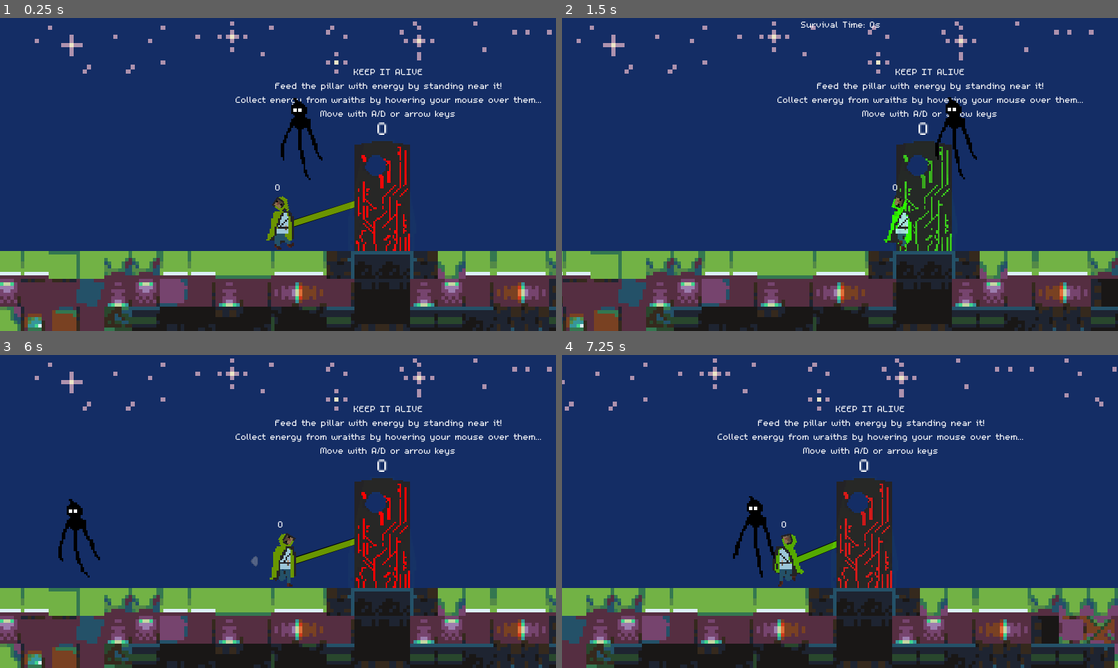
Above: before the commit, frames 1-4 (two rows, left to right).
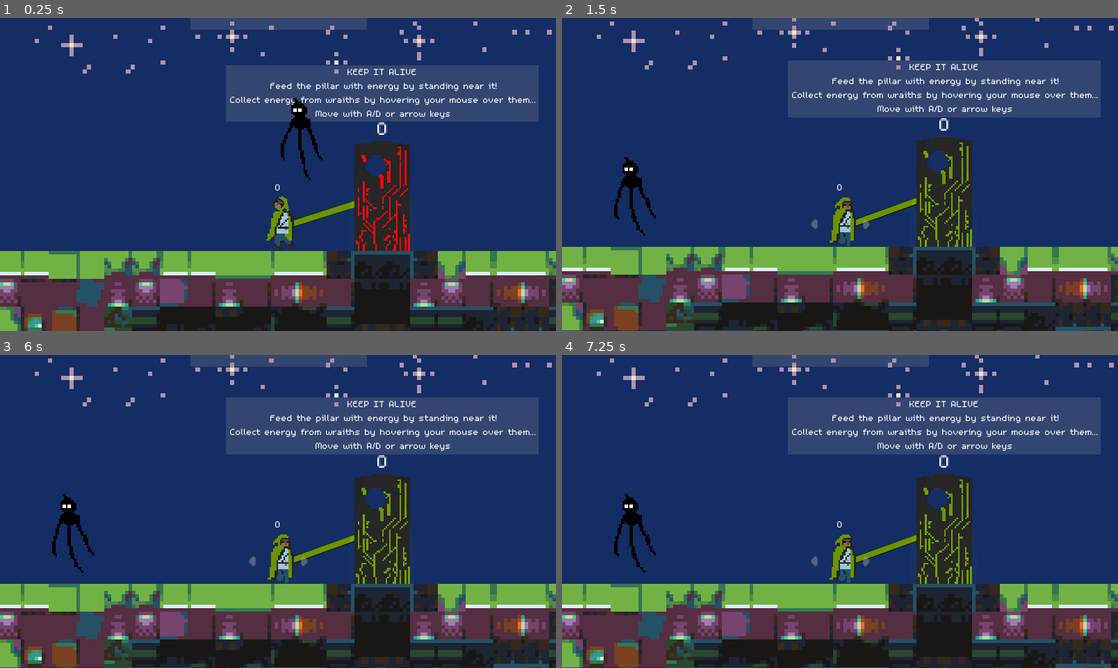
Above: after the commit, the same moments.

Repository: MHillier98/FeedThePillar
Game: Godot game, scene res://Scenes/TestScene.tscn
Same seed, same stepped clock (60 frames per second), same inputs: the game is played once before the commit and once after it.
Inputs (mouse positions are in pixels of both pictures, inside the frame that each line leads up to):
- Up to frame 1 (0.25 s): no input
- Up to frame 2 (1.5 s): move the mouse to (895, 136) at 0.52 s; hold D (right) 0.53-1.25 s; hold W (up) 0.53-1.25 s; click (895, 136) at 0.67 s; click (840, 121) at 1.25 s, where only the run after the commit has a clickable "Restart?"
- Up to frame 3 (6 s): tap Enter at 2, 3.5, 5 s; move the mouse to (166, 527) at 2.02 s; hold D (right) 2.03-2.78 s; tap W (up) at 2.1, 2.27, 2.57, 3.6, 3.77, 4.07, 5.1, 5.27, 5.57 s; tap Space at 2.75, 4.25, 5.75 s; move the mouse to (333, 442) at 2.77 s; hold A (left) 2.78-3.53 s; hold W (up) 2.78-3.53 s; move the mouse to (250, 574) at 3.52 s; hold D (right) 3.53-5.03 s; click (250, 574) at 3.67 s; move the mouse to (444, 558) at 4.27 s; hold W (up) 4.28-5.03 s; move the mouse to (111, 464) at 5.02 s; hold A (left) 5.03-5.78 s; move the mouse to (305, 511) at 5.77 s; hold D (right) from 5.78 s (still down); hold W (up) from 5.78 s (still down); click (305, 511) at 5.92 s
- Up to frame 4 (7.25 s): move the mouse to (756, 433) at 6.52 s; release D (right) at 6.53 s; release W (up) at 6.53 s; hold A (left) from 6.53 s (still down); tap W (up) at 6.6, 6.77, 7.07 s

The runs differ from the first frame. In frame 1, 11% of the frame differs, in the area x 34-98%, y 0-34%; in frame 2, 33%; in frame 3, 25%; in frame 4, 40%, in the area x 0-100%, y 0-100%.

Commit message:
Added working restart button + button textures

Diff:
--- /dev/null
+++ b/Resources/StyleBoxFlatLightGrey.tres
@@ -0,0 +1,4 @@
+[gd_resource type="StyleBoxFlat" format=2]
+
+[resource]
+bg_color = Color( 0.6, 0.6, 0.6, 0.235294 )
--- /dev/null
+++ b/Resources/StyleBoxTextureDefault.tres
@@ -0,0 +1,11 @@
+[gd_resource type="StyleBoxTexture" load_steps=2 format=2]
+
+[ext_resource path="res://Images/PanelBlackWhiteOutline.png" type="Texture" id=1]
+
+[resource]
+texture = ExtResource( 1 )
+region_rect = Rect2( 0, 0, 26, 26 )
+margin_left = 8.0
+margin_right = 8.0
+margin_top = 4.0
+margin_bottom = 4.0
--- /dev/null
+++ b/Resources/StyleBoxTexturePressed.tres
@@ -0,0 +1,11 @@
+[gd_resource type="StyleBoxTexture" load_steps=2 format=2]
+
+[ext_resource path="res://Images/PanelBlack.png" type="Texture" id=1]
+
+[resource]
+texture = ExtResource( 1 )
+region_rect = Rect2( 0, 0, 32, 32 )
+margin_left = 8.0
+margin_right = 8.0
+margin_top = 4.0
+margin_bottom = 4.0
--- a/Scenes/TestScene.tscn
+++ b/Scenes/TestScene.tscn
@@ -7,6 +7,9 @@
 [ext_resource path="res://Scripts/UI.gd" type="Script" id=5]
 [ext_resource path="res://Images/PillarV2Light.png" type="Texture" id=6]
 [ext_resource path="res://Images/background.png" type="Texture" id=7]
+[ext_resource path="res://Resources/StyleBoxFlatLightGrey.tres" type="StyleBox" id=8]
+[ext_resource path="res://Resources/StyleBoxTextureDefault.tres" type="StyleBox" id=9]
+[ext_resource path="res://Resources/StyleBoxTexturePressed.tres" type="StyleBox" id=10]
 
 [node name="World" type="Node"]
 script = ExtResource( 4 )
@@ -15,6 +18,9 @@
 position = Vector2( 310, 182 )
 scale = Vector2( 5, 5 )
 texture = ExtResource( 7 )
+__meta__ = {
+"_edit_lock_": true
+}
 
 [node name="PowerLine" type="Control" parent="."]
 anchor_right = 1.0
@@ -30,10 +36,11 @@
 [node name="Notes" type="Label" parent="PowerLine"]
 anchor_left = 0.5
 anchor_right = 0.5
-margin_left = -170.388
-margin_top = 41.5446
-margin_right = 171.612
-margin_bottom = 102.545
+margin_left = -180.0
+margin_top = 41.545
+margin_right = 180.0
+margin_bottom = 106.545
+custom_styles/normal = ExtResource( 8 )
 text = "KEEP IT ALIVE
 Feed the pillar with energy by standing near it!
 Collect energy from wraiths by hovering your mouse over them...
@@ -68,7 +75,39 @@
 margin_left = -101.5
 margin_right = 101.5
 margin_bottom = 13.0
+custom_styles/normal = ExtResource( 8 )
 align = 1
+__meta__ = {
+"_edit_use_anchors_": false
+}
+
+[node name="GameOver" type="Label" parent="CanvasLayer/HUD"]
+anchor_left = 0.5
+anchor_right = 0.5
+margin_left = -100.0
+margin_top = 70.0
+margin_right = 103.0
+margin_bottom = 104.0
+custom_styles/normal = ExtResource( 8 )
+text = "GAME OVER
+You couldn't keep the Pillar alive..."
+align = 1
+valign = 1
+__meta__ = {
+"_edit_use_anchors_": false
+}
+
+[node name="RestartButton" type="Button" parent="CanvasLayer/HUD"]
+pause_mode = 2
+margin_left = 275.822
+margin_top = 108.499
+margin_right = 364.822
+margin_bottom = 127.499
+custom_styles/hover = ExtResource( 10 )
+custom_styles/pressed = ExtResource( 10 )
+custom_styles/focus = ExtResource( 9 )
+custom_styles/normal = ExtResource( 9 )
+text = "Restart?"
 __meta__ = {
 "_edit_use_anchors_": false
 }
@@ -93,3 +132,5 @@
 __meta__ = {
 "_edit_lock_": true
 }
+[connection signal="button_up" from="CanvasLayer/HUD/RestartButton" to="." method="_on_RestartButton_button_up"]
+[connection signal="end_game" from="Pillar" to="." method="_on_Pillar_end_game"]
--- a/Scripts/GameController.gd
+++ b/Scripts/GameController.gd
@@ -3,8 +3,12 @@
 
 onready var player = $Player
 onready var pillar = $Pillar
-onready var timerPanel = $CanvasLayer/HUD/Timer
+onready var timer_panel = $CanvasLayer/HUD/Timer
 onready var power_line = $PowerLine
+onready var notes = $PowerLine/Notes
+onready var game_over = $CanvasLayer/HUD/GameOver
+onready var restart_button = $CanvasLayer/HUD/RestartButton
+
 
 var new_wraith = preload("res://Scenes/Wraith.tscn")
 
@@ -18,6 +22,9 @@
 func _ready():
 	var wraith = spawn_wraith()
 	player.set_wraith(wraith)
+	notes.show()
+	game_over.hide()
+	restart_button.hide()
 	set_process(true)
 
 
@@ -30,7 +37,7 @@
 
 	if not paused:
 		time += delta * time_mult
-		timerPanel.text = "Survival Time: " + str(int(time)) + "s"
+		timer_panel.text = "Survival Time: " + str(int(time)) + "s"
 
 
 func update_points():
@@ -71,3 +78,18 @@
 	new_wraith_instance.position = Vector2(pos_x, pos_y)
 	add_child(new_wraith_instance)
 	return new_wraith_instance
+
+
+func _on_Pillar_end_game():
+#	yield(get_tree().create_timer(2), "timeout")
+	notes.hide()
+	game_over.show()
+	restart_button.show()
+#	get_tree().paused = false
+
+
+func _on_RestartButton_button_up():
+	var new_scene = get_tree().reload_current_scene()
+	get_tree().paused = false
+	if new_scene != 0: # Error.OK
+		print(new_scene)
--- a/Scripts/Pillar.gd
+++ b/Scripts/Pillar.gd
@@ -4,6 +4,8 @@
 export(int) var points = 0 setget set_points, get_points
 
 onready var pointsLabel = $PointsLabel
+
+signal end_game
 
 var timer = 0
 var started = false
@@ -20,10 +22,7 @@
 	if started == true:
 		if points == 0:
 			get_tree().paused = true
-			yield(get_tree().create_timer(5), "timeout")
-			var new_scene = get_tree().reload_current_scene()
-			if new_scene == 0: # Error.OK
-				get_tree().paused = false
+			emit_signal("end_game")
 
 		if timer > (450 * delta):
 			points = clamp(points - 1, 0, 9999999)
Binary file added: Images/PanelBlack.png
Not shown, added: Images/PanelBlack.png.import
Binary file added: Images/PanelBlackWhiteOutline.png
Not shown, added: Images/PanelBlackWhiteOutline.png.import
Not shown: 1 places in Scenes/TestScene.tscn that only renumber resources
